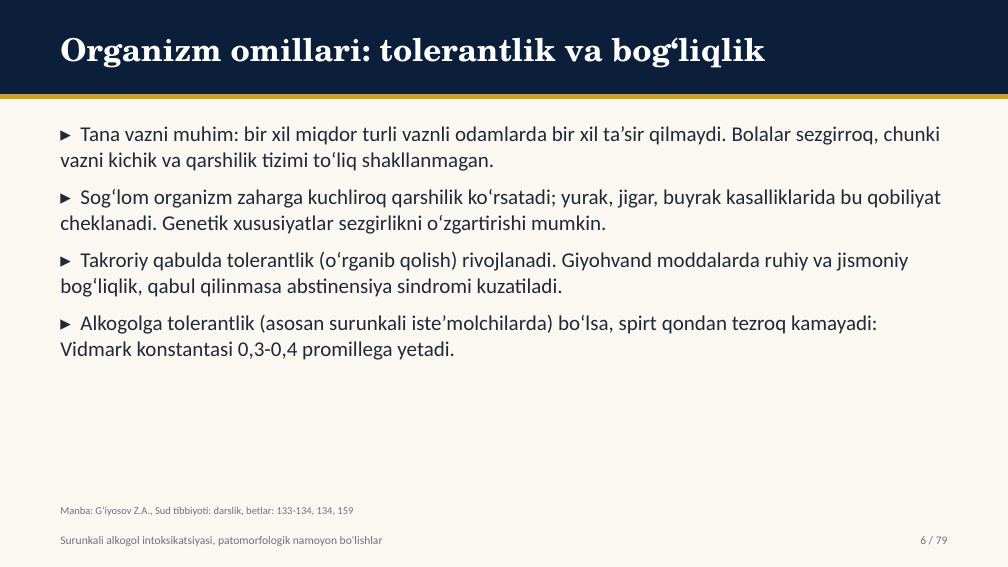
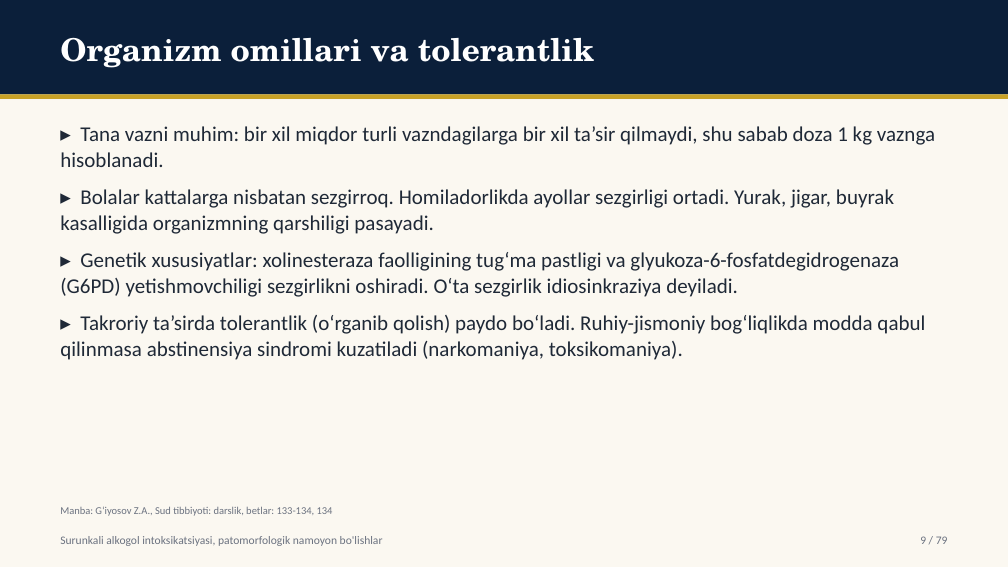
Before and after one commit to davlatsudekspert/forensic-expert, a slide deck: slide 9 of out/ktp26-u-43.pptx (slide 6 before the commit). Drawn at 1008x567 pixels with LibreOffice and Linux fonts; fonts in the diff are those of the drawing. Boxes give left, top, right and bottom in pixels: in the first picture for what was removed or moved away, otherwise in the second. Text is boxed around its words. In the diff, an @@ line names an element or a change of style, - is before the commit and + after.

```diff
--- a/out/ktp26-u-43.pptx
+++ b/out/ktp26-u-43.pptx
@@ text at box(60, 37, 594, 68): text changed @@
-Organizm omillari: tolerantlik va bog‘liqlik
+Organizm omillari va tolerantlik
@@ text at box(60, 126, 935, 360): text changed @@
-▸ Tana vazni muhim: bir xil miqdor turli vaznli odamlarda bir xil ta’sir qilmaydi. Bolalar sezgirroq, chunki vazni kichik va qarshilik tizimi to‘liq shakllanmagan.
-▸ Sog‘lom organizm zaharga kuchliroq qarshilik ko‘rsatadi; yurak, jigar, buyrak kasalliklarida bu qobiliyat cheklanadi. Genetik xususiyatlar sezgirlikni o‘zgartirishi mumkin.
-▸ Takroriy qabulda tolerantlik (o‘rganib qolish) rivojlanadi. Giyohvand moddalarda ruhiy va jismoniy bog‘liqlik, qabul qilinmasa abstinensiya sindromi kuzatiladi.
-▸ Alkogolga tolerantlik (asosan surunkali iste’molchilarda) bo‘lsa, spirt qondan tezroq kamayadi: Vidmark konstantasi 0,3-0,4 promillega yetadi.
+▸ Tana vazni muhim: bir xil miqdor turli vazndagilarga bir xil ta’sir qilmaydi, shu sabab doza 1 kg vaznga hisoblanadi.
+▸ Bolalar kattalarga nisbatan sezgirroq. Homiladorlikda ayollar sezgirligi ortadi. Yurak, jigar, buyrak kasalligida organizmning qarshiligi pasayadi.
+▸ Genetik xususiyatlar: xolinesteraza faolligining tug‘ma pastligi va glyukoza-6-fosfatdegidrogenaza (G6PD) yetishmovchiligi sezgirlikni oshiradi. O‘ta sezgirlik idiosinkraziya deyiladi.
+▸ Takroriy ta’sirda tolerantlik (o‘rganib qolish) paydo bo‘ladi. Ruhiy-jismoniy bog‘liqlikda modda qabul qilinmasa abstinensiya sindromi kuzatiladi (narkomaniya, toksikomaniya).
@@ text at box(60, 506, 333, 516): text changed @@
-Manba: G‘iyosov Z.A., Sud tibbiyoti: darslik, betlar: 133-134, 134, 159
+Manba: G‘iyosov Z.A., Sud tibbiyoti: darslik, betlar: 133-134, 134
```
Also in this commit, not shown: 54 other slides changed, 22 slides added, 22 slides removed, 32 other files.
